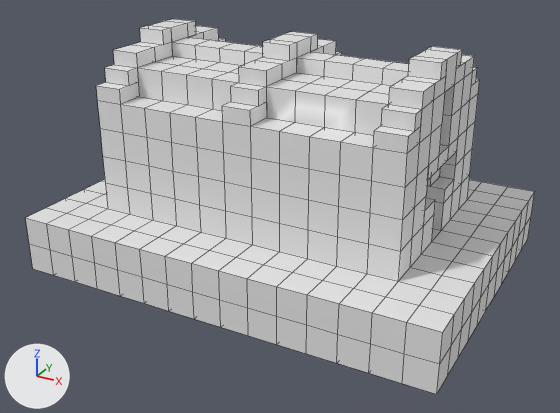
The OBJ model assets/models/sgreenhouse.obj, before and after one commit.
Rendered twice from a 50 mm lens placed at (12.64, -23.32, 13.23), pointed at (0.55, -1.35, 2.24). Arrows for +X, +Y and +Z are at lower left; the lights stay in place. The older version comes first. Mesh edges are drawn as thin lines. Materials are left out; every surface is plain grey. Where no turn or scale is listed for an object, it has been applied to the vertices. Vertices at exactly the same position are counted once.

Objects in the first picture: 'Dark_Oak_Slab', 'Dark_Oak_Stairs', 'Dark_Oak_Wood_Planks', 'Dirt', 'Double_Dark_Oak_Slab', 'Grass_Block', 'White_Stained_Glass'.
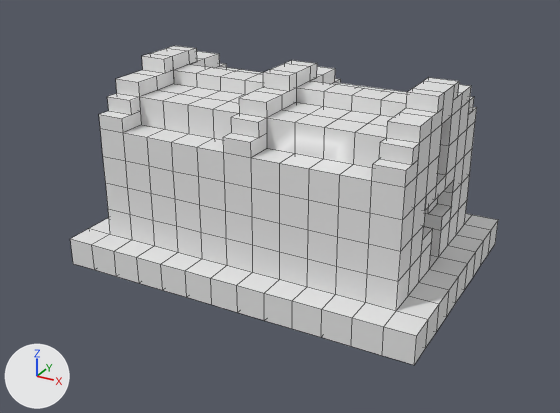
Changed parts and their boxes [x1, y1, x2, y2] in the pictures (560 x 413 px):
'White_Stained_Glass', moved
    before: [121, 56, 470, 273]
    after: [123, 67, 467, 302]
'Grass_Block', reshaped (16% narrower, 18% shorter)
    before: [25, 179, 535, 364]
    after: [70, 214, 498, 365]
'Dark_Oak_Wood_Planks', moved
    before: [98, 21, 478, 281]
    after: [100, 48, 475, 311]
'Dark_Oak_Stairs', moved
    before: [96, 19, 480, 225]
    after: [99, 46, 477, 254]
'Dark_Oak_Slab', moved
    before: [113, 26, 474, 109]
    after: [116, 51, 471, 143]
'Dirt', reshaped (not visible afterwards)
    before: [29, 217, 531, 394]
'Double_Dark_Oak_Slab', moved
    before: [272, 34, 458, 92]
    after: [272, 63, 455, 124]

What the commit changed:
me_dark_oak_slab is used by ob_dark_oak_slab; location (0.0, 0.0, 0.0).
me_dark_oak_slab had 88 vertices, 50 faces and spanned x -5.0..6.0, y -3.0..2.0, z 7.0..7.5.
me_dark_oak_slab now has 88 vertices, 50 faces and spans x -5.0..6.0, y -3.0..2.0, z 6.0..6.5.
me_dark_oak_slab part 1: the whole mesh is moved by (0.0, 0.0, -1.0).
me_dark_oak_stairs is used by ob_dark_oak_stairs; location (0.0, 0.0, 0.0).
me_dark_oak_stairs had 264 vertices, 186 faces and spanned x -5.0..6.0, y -4.0..3.0, z 3.0..8.0.
me_dark_oak_stairs now has 264 vertices, 186 faces and spans x -5.0..6.0, y -4.0..3.0, z 2.0..7.0.
me_dark_oak_stairs part 2: the whole mesh is moved by (0.0, 0.0, -1.0).
me_dark_oak_wood_planks is used by ob_dark_oak_wood_planks; location (0.0, 0.0, 0.0).
me_dark_oak_wood_planks had 222 vertices, 188 faces and spanned x -5.0..6.0, y -4.0..3.0, z 2.0..8.0.
me_dark_oak_wood_planks now has 222 vertices, 188 faces and spans x -5.0..6.0, y -4.0..3.0, z 1.0..7.0.
me_dark_oak_wood_planks part 3: the whole mesh is moved by (0.0, 0.0, -1.0).
me_dirt is used by ob_dirt; location (0.0, 0.0, 0.0).
me_dirt had 264 vertices, 226 faces and spanned x -7.0..8.0, y -6.0..5.0, z 0.0..1.0.
me_dirt now has 40 vertices, 10 faces and spans x -5.0..6.0, y -4.0..3.0, z 0.0.
Part 4, on me_dirt:
204 vertices are removed from x -7.0..8.0, y -6.0..5.0, z 0.0..1.0.
207 faces are deleted.
Other edits to the shape of me_dirt do not show in these pictures.
me_double_dark_oak_slab is used by ob_double_dark_oak_slab; location (0.0, 0.0, 0.0).
me_double_dark_oak_slab had 16 vertices, 11 faces and spanned x 0.0..6.0, y -1.0..0.0, z 7.0..8.0.
me_double_dark_oak_slab now has 16 vertices, 11 faces and spans x 0.0..6.0, y -1.0..0.0, z 6.0..7.0.
me_double_dark_oak_slab part 5: the whole mesh is moved by (0.0, 0.0, -1.0).
me_grass_block is used by ob_grass_block; location (0.0, 0.0, 0.0).
me_grass_block had 264 vertices, 218 faces and spanned x -7.0..8.0, y -6.0..5.0, z 1.0..2.0.
me_grass_block now has 280 vertices, 260 faces and spans x -6.0..7.0, y -5.0..4.0, z 0.0..1.0.
me_grass_block part 6: 244 vertices removed from x -7.0..8.0, y -6.0..5.0, z 1.0..2.0; 260 vertices added at x -6.0..7.0, y -5.0..4.0, z 0.0..1.0.
me_white_stained_glass is used by ob_white_stained_glass; location (0.0, 0.0, 0.0).
me_white_stained_glass had 374 vertices, 281 faces and spanned x -5.0..6.0, y -4.0..3.0, z 2.0..7.0.
me_white_stained_glass now has 374 vertices, 281 faces and spans x -5.0..6.0, y -4.0..3.0, z 1.0..6.0.
me_white_stained_glass part 7: the whole mesh is moved by (0.0, 0.0, -1.0).
